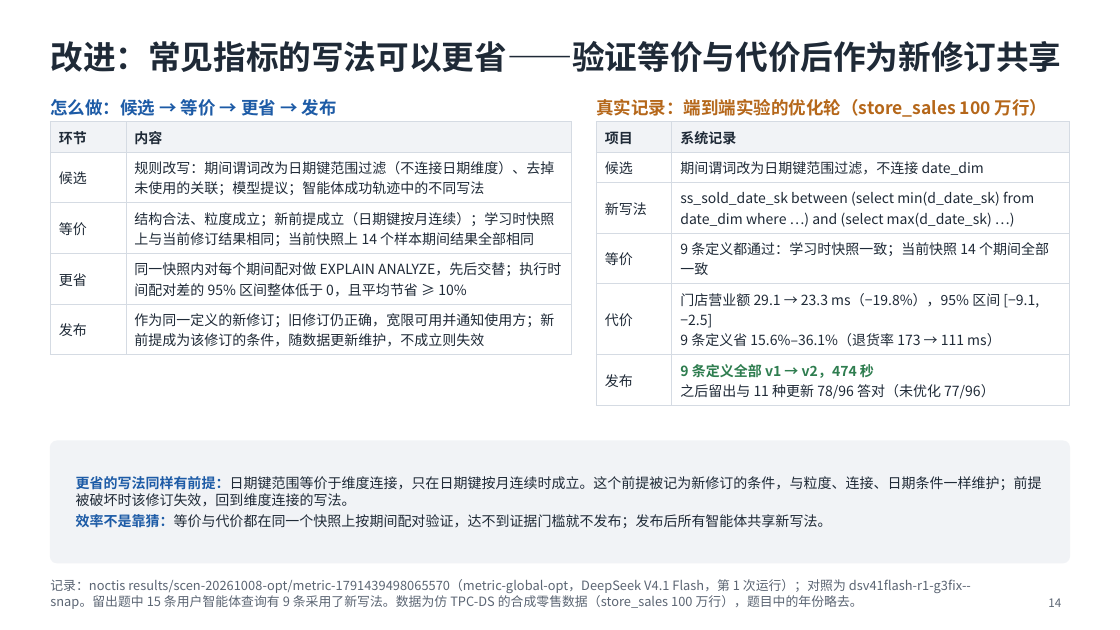
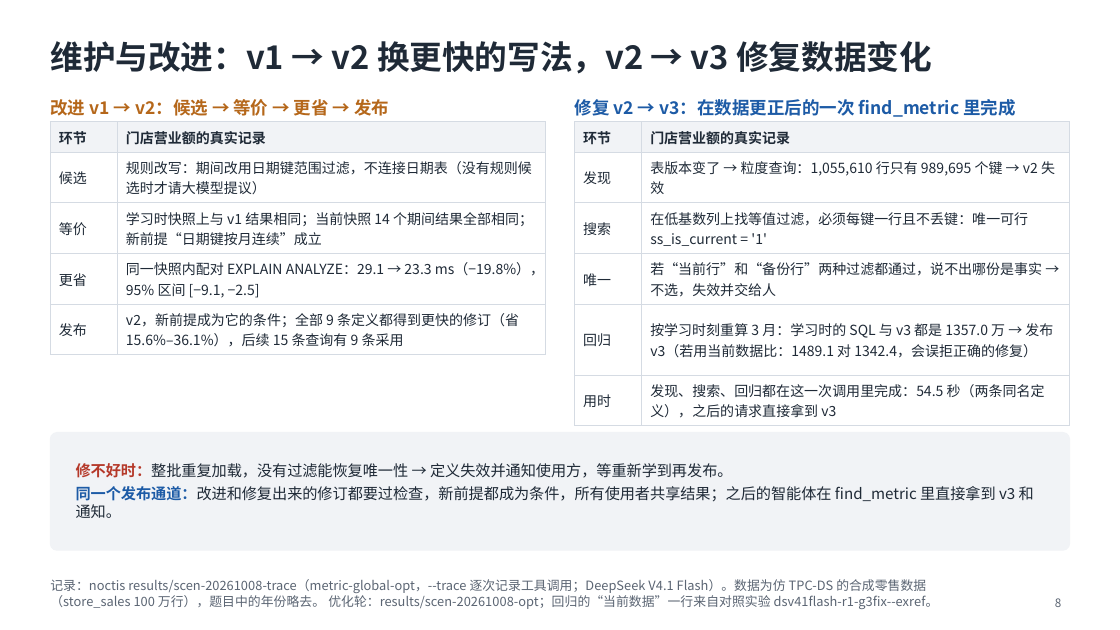
Before and after one commit to mmmttt000045/agent4db-adapter, a slide deck: slide 8 of docs/mavra-system.pptx (slide 14 before the commit). Drawn at 1120x630 pixels with LibreOffice and Linux fonts; fonts in the diff are those of the drawing. Boxes give left, top, right and bottom in pixels: in the first picture for what was removed or moved away, otherwise in the second. Text is boxed around its words. In the diff, an @@ line names an element or a change of style, - is before the commit and + after.

```diff
--- a/docs/mavra-system.pptx
+++ b/docs/mavra-system.pptx
@@ title at box(50, 41, 932, 74): text changed @@
-改进：常见指标的写法可以更省——验证等价与代价后作为新修订共享
+维护与改进：v1 → v2 换更快的写法，v2 → v3 修复数据变化
@@ text at box(50, 99, 389, 116): text changed; text colour #1D5BA6 to #B5671A @@
-怎么做：候选 → 等价 → 更省 → 发布
+改进 v1 → v2：候选 → 等价 → 更省 → 发布
@@ text at box(575, 99, 1015, 117): text changed; text colour #B5671A to #1D5BA6 @@
-真实记录：端到端实验的优化轮（store_sales 100 万行）
+修复 v2 → v3：在数据更正后的一次 find_metric 里完成
@@ table at box(50, 122, 545, 350) @@
-row 1, column 2: 内容
+row 1, column 2: 门店营业额的真实记录
-row 2, column 2: 规则改写：期间谓词改为日期键范围过滤（不连接日期维度）、去掉未使用的关联；模型提议；智能体成功轨迹中的不同写法
+row 2, column 2: 规则改写：期间改用日期键范围过滤，不连接日期表（没有规则候选时才请大模型提议）
-row 3, column 2: 结构合法、粒度成立；新前提成立（日期键按月连续）；学习时快照上与当前修订结果相同；当前快照上 14 个样本期间结果全部相同
+row 3, column 2: 学习时快照上与 v1 结果相同；当前快照 14 个期间结果全部相同；新前提“日期键按月连续”成立
-row 4, column 2: 同一快照内对每个期间配对做 EXPLAIN ANALYZE，先后交替；执行时间配对差的 95% 区间整体低于 0，且平均节省 ≥ 10%
+row 4, column 2: 同一快照内配对 EXPLAIN ANALYZE：29.1 → 23.3 ms（−19.8%），95% 区间 [−9.1, −2.5]
-row 5, column 2: 作为同一定义的新修订；旧修订仍正确，宽限可用并通知使用方；新前提成为该修订的条件，随数据更新维护，不成立则失效
+row 5, column 2: v2，新前提成为它的条件；全部 9 条定义都得到更快的修订（省 15.6%–36.1%），后续 15 条查询有 9 条采用
@@ table: place and size @@
-table at box(50, 122, 571, 351)
+table at box(50, 122, 545, 350)
@@ table at box(575, 122, 1070, 422) @@
-row 1, column 1: 项目
+row 1, column 1: 环节
-row 1, column 2: 系统记录
+row 1, column 2: 门店营业额的真实记录
-row 2, column 1: 候选
+row 2, column 1: 发现
-row 2, column 2: 期间谓词改为日期键范围过滤，不连接 date_dim
+row 2, column 2: 表版本变了 → 粒度查询：1,055,610 行只有 989,695 个键 → v2 失效
-row 3, column 1: 新写法
+row 3, column 1: 搜索
-row 3, column 2: ss_sold_date_sk between (select min(d_date_sk) from date_dim where …) and (select max(d_date_sk) …)
+row 3, column 2: 在低基数列上找等值过滤，必须每键一行且不丢键：唯一可行 ss_is_current = '1'
-row 4, column 1: 等价
+row 4, column 1: 唯一
-row 4, column 2: 9 条定义都通过：学习时快照一致；当前快照 14 个期间全部一致
+row 4, column 2: 若“当前行”和“备份行”两种过滤都通过，说不出哪份是事实 → 不选，失效并交给人
-row 5, column 1: 代价
+row 5, column 1: 回归
-row 5, column 2: 门店营业额 29.1 → 23.3 ms（−19.8%），95% 区间 [−9.1, −2.5] / 9 条定义省 15.6%–36.1%（退货率 173 → 111 ms）
+row 5, column 2: 按学习时刻重算 3 月：学习时的 SQL 与 v3 都是 1357.0 万 → 发布 v3（若用当前数据比：1489.1 对 1342.4，会误拒正确的修复）
-row 6, column 1: 发布
+row 6, column 1: 用时
-row 6, column 2: 9 条定义全部 v1 → v2，474 秒 / 之后留出与 11 种更新 78/96 答对（未优化 77/96）
+row 6, column 2: 发现、搜索、回归都在这一次调用里完成：54.5 秒（两条同名定义），之后的请求直接拿到 v3
@@ table: place and size @@
-table at box(597, 122, 1070, 403)
+table at box(575, 122, 1070, 422)
@@ rounded rectangle: place and size @@
-rounded rectangle at box(50, 441, 1070, 563)
+rounded rectangle at box(50, 433, 1070, 550)
@@ rounded rectangle at box(50, 433, 1070, 550): proportions changed @@
@@ text removed at box(76, 476, 1042, 528) @@
-更省的写法同样有前提：日期键范围等价于维度连接，只在日期键按月连续时成立。这个前提被记为新修订的条件，与粒度、连接、日期条件一样维护；前提被破坏时该修订失效，回到维度连接的写法。
-效率不是靠猜：等价与代价都在同一个快照上按期间配对验证，达不到证据门槛就不发布；发布后所有智能体共享新写法。
@@ text added at box(76, 463, 1034, 518), 13 pt, text #1F2A37 @@
+修不好时：整批重复加载，没有过滤能恢复唯一性 → 定义失效并通知使用方，等重新学到再发布。
+同一个发布通道：改进和修复出来的修订都要过检查，新前提都成为条件，所有使用者共享结果；之后的智能体在 find_metric 里直接拿到 v3 和通知。
@@ text at box(50, 579, 939, 609): text changed @@
-记录：noctis results/scen-20261008-opt/metric-1791439498065570（metric-global-opt，DeepSeek V4.1 Flash，第 1 次运行）；对照为 dsv41flash-r1-g3fix--snap。留出题中 15 条用户智能体查询有 9 条采用了新写法。数据为仿 TPC-DS 的合成零售数据（store_sales 100 万行），题目中的年份略去。
+记录：noctis results/scen-20261008-trace（metric-global-opt，--trace 逐次记录工具调用；DeepSeek V4.1 Flash）。数据为仿 TPC-DS 的合成零售数据（store_sales 100 万行），题目中的年份略去。 优化轮：results/scen-20261008-opt；回归的“当前数据”一行来自对照实验 dsv41flash-r1-g3fix--exref。
@@ page number at box(1055, 598, 1061, 607): text changed @@
-14
+8
```
Also in this commit, not shown: 3 other slides changed, 2 slides added, 11 slides removed, 2 other files.
